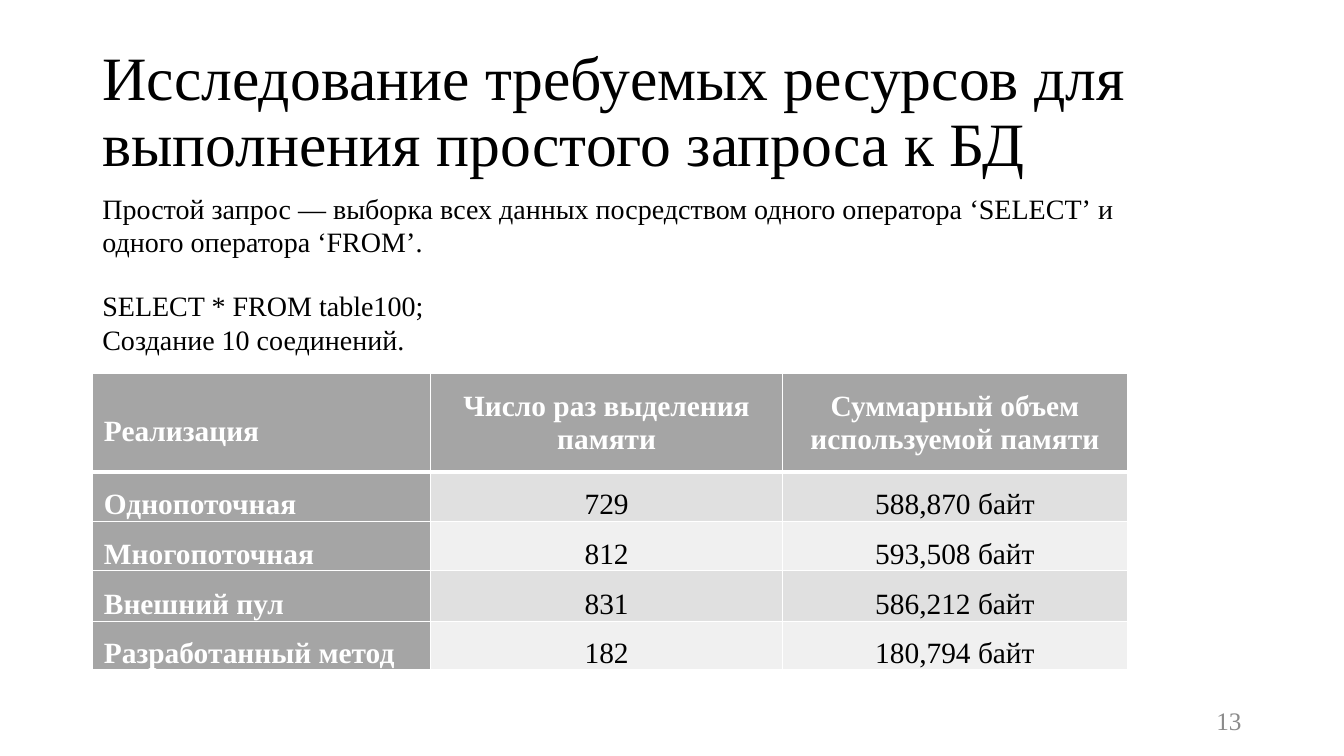
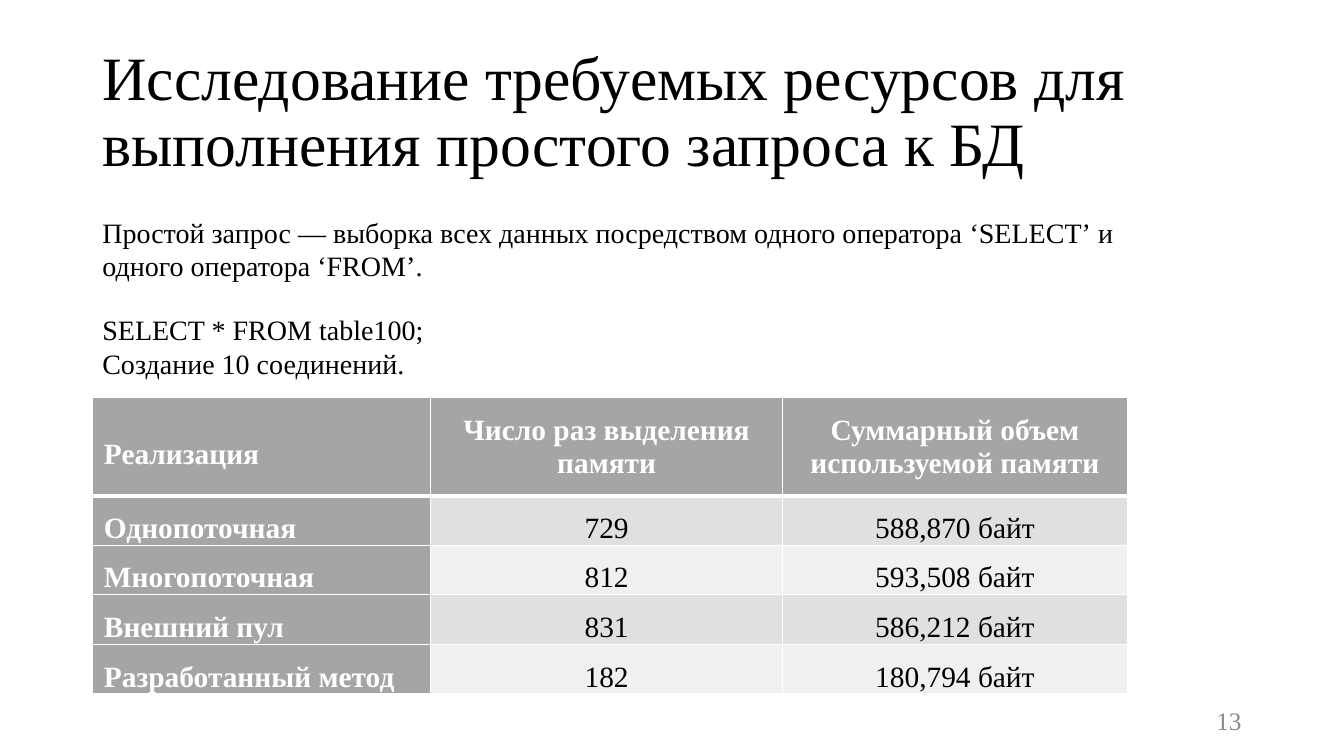
Before and after one commit to platosha-git/Diplom-theory, a slide deck: slide 13 of Презентация.pptx. Drawn at 1344x756 pixels with LibreOffice and Linux fonts; fonts in the diff are those of the drawing. Boxes give left, top, right and bottom in pixels: in the first picture for what was removed or moved away, otherwise in the second. Text is boxed around its words. In the diff, an @@ line names an element or a change of style, - is before the commit and + after.

```diff
--- a/Презентация.pptx
+++ b/Презентация.pptx
@@ text "Простой запрос — выборка всех ...": place and size @@
-text "Простой запрос — выборка всех ..." at [102,199,1113,355]
+text "Простой запрос — выборка всех ..." at [102,223,1113,379]
@@ table: place and size @@
-table at [93,374,1128,673]
+table at [93,397,1128,697]
```
Also in this commit, not shown: 2 other slides changed, 7 other files.
